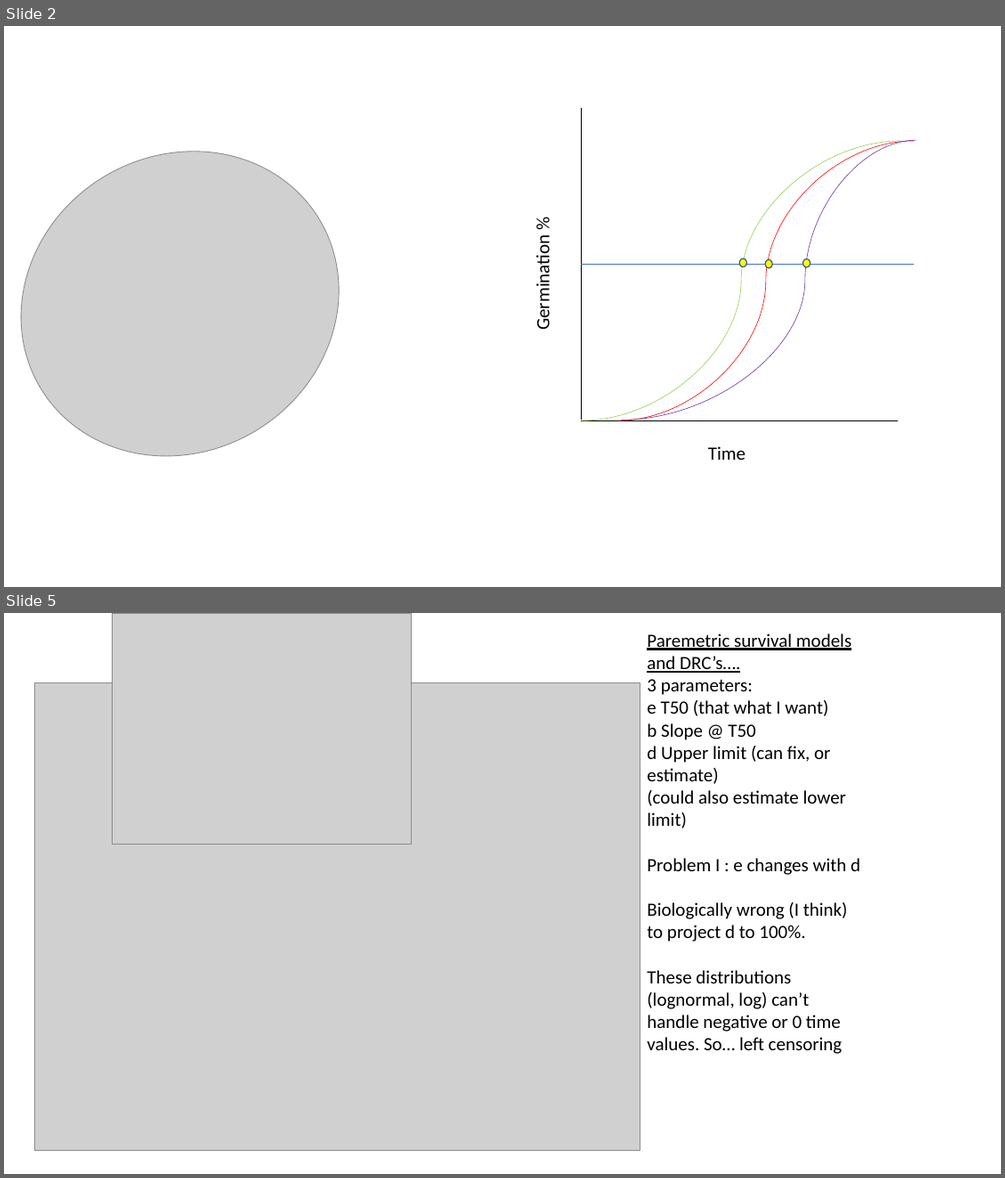
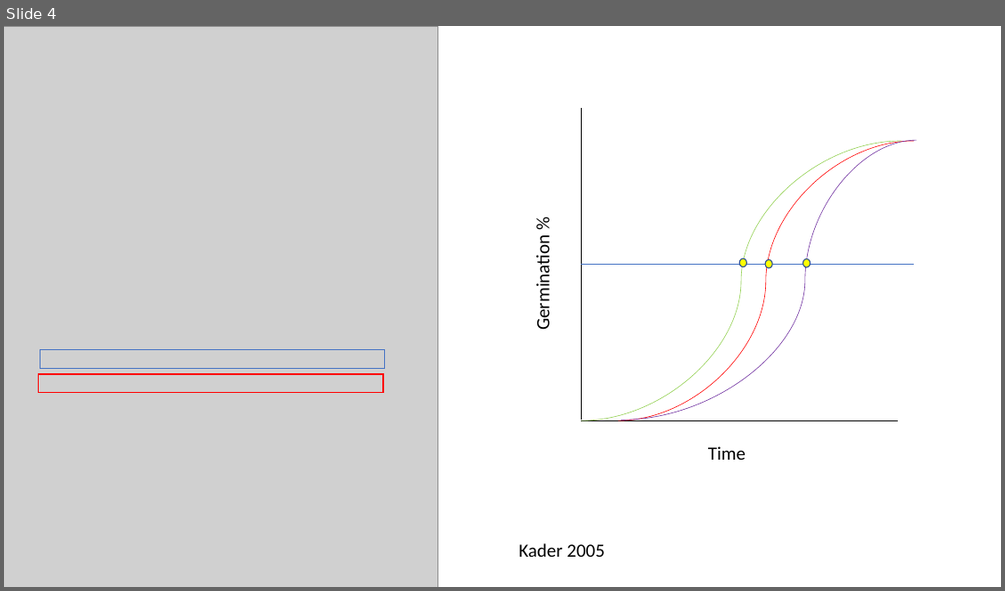
Before and after one commit to dbuona/timetogerminate, a slide deck: germination_trials/seed_update_labmeeting.pptx. Shown one above the other, each under a label of ours: slides 2 and 5 before the commit, slide 4 after it; the slides between them are not shown. The pictures are 1005x1178 and 1005x591 pixels, drawn with LibreOffice and Linux fonts; fonts in the diff are those of the drawing; grey boxes stand for pictures. Boxes give left, top, right and bottom in pixels: in the first picture for what was removed or moved away, otherwise in the second. Text is boxed around its words. In the diff, an @@ line names an element or a change of style, - is before the commit and + after.

```diff
--- a/germination_trials/seed_update_labmeeting.pptx
+++ b/germination_trials/seed_update_labmeeting.pptx
@@ slide 5 removed at <box>4,613,1001,1174</box>, background #FFFFFF @@
@@ picture removed at <box>112,613,411,844</box> @@
@@ text removed at <box>647,633,860,1054</box> @@
-Paremetric survival models and DRC’s….
-3 parameters:
-e T50 (that what I want)
-b Slope @ T50
-d Upper limit (can fix, or estimate)
-(could also estimate lower limit)
-Problem I : e changes with d
-Biologically wrong (I think) to project d to 100%.
-These distributions (lognormal, log) can’t handle negative or 0 time values. So… left censoring
@@ picture removed at <box>34,683,639,1151</box> @@
@@ what was slide 2 is now slide 4 @@
@@ slide 4 changed as well @@
@@ picture at <box>4,26,437,587</box>: rotation 328 to 0 degrees @@
@@ rectangle added at <box>40,350,385,369</box>, outline #4472C4 1 pt @@
@@ rectangle added at <box>39,374,383,393</box>, outline #FF0000 1 pt @@
@@ text added at <box>518,543,605,556</box>, 18 pt, text #000000 @@
+Kader 2005
```
Also in this commit, not shown: 1 other slide changed, 7 slides added, 3 other slides removed, 6 other files.
